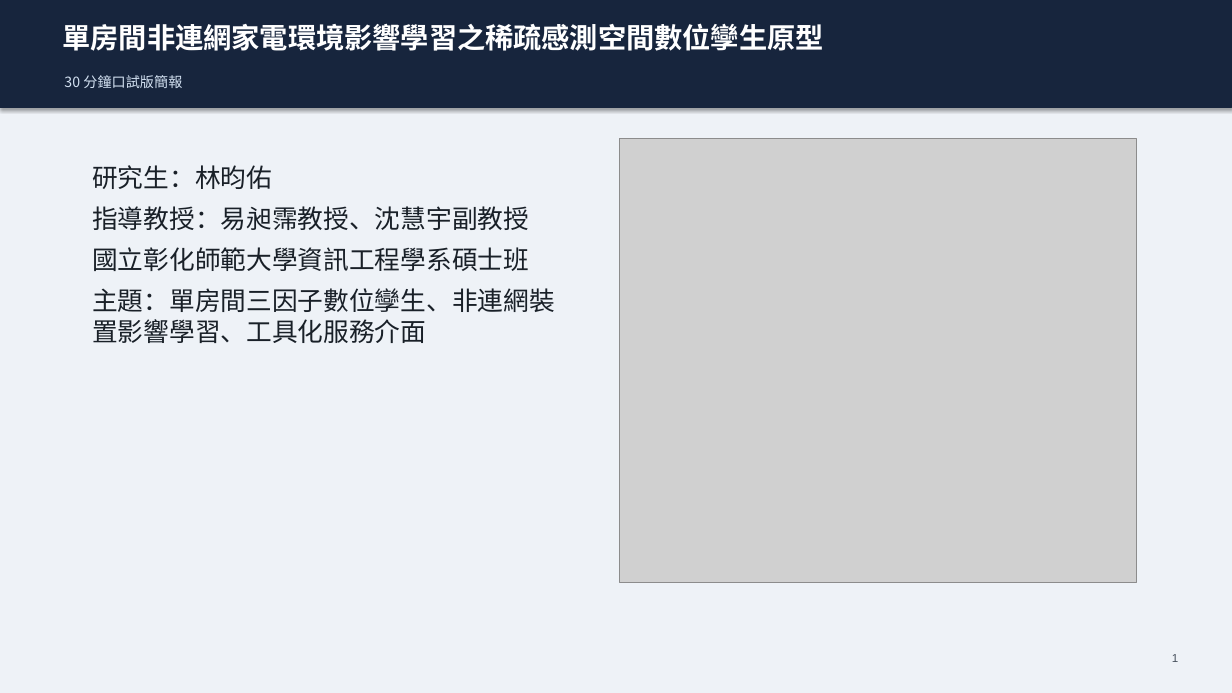
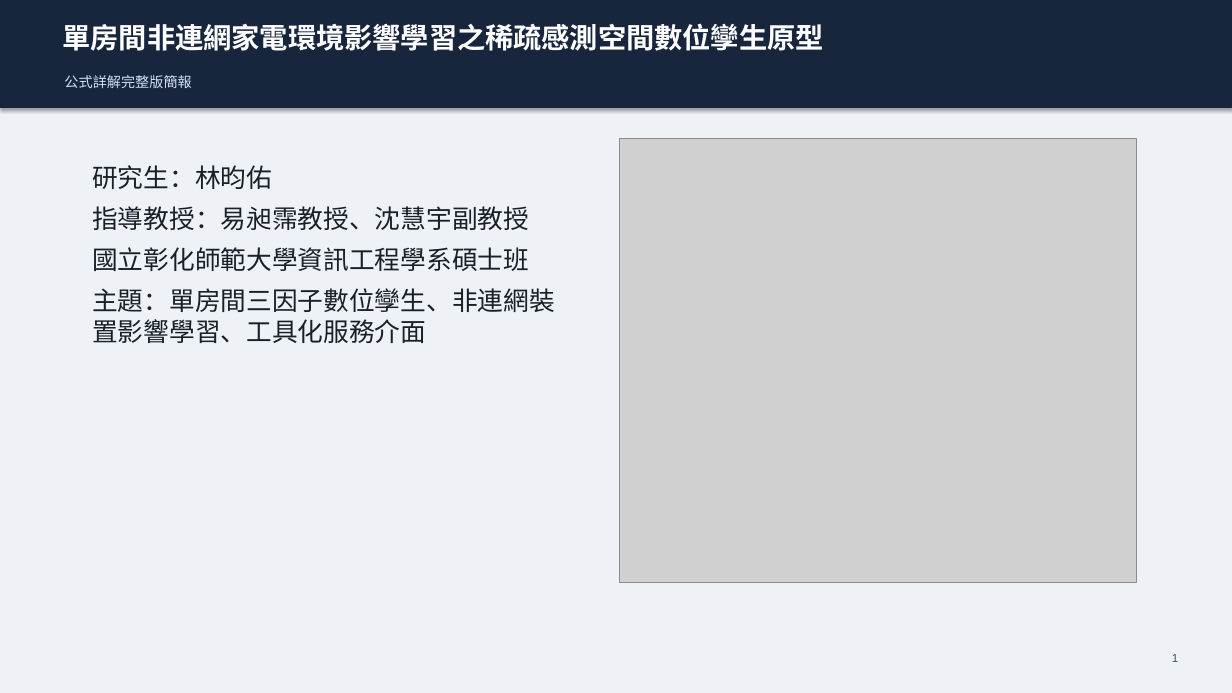
Before and after one commit to Yunitrish006006/A-Spatial-Digital-Twin-Prototype-for-Indoor-Spaces-with-Environmental-Factors, a slide deck: slide 1 of docs/papers/thesis/thesis_presentation_zh_30min.pptx. Drawn at 1232x693 pixels with LibreOffice and Linux fonts; fonts in the diff are those of the drawing; grey boxes stand for pictures. Boxes give left, top, right and bottom in pixels: in the first picture for what was removed or moved away, otherwise in the second. Text is boxed around its words. In the diff, an @@ line names an element or a change of style, - is before the commit and + after.

```diff
--- a/docs/papers/thesis/thesis_presentation_zh_30min.pptx
+++ b/docs/papers/thesis/thesis_presentation_zh_30min.pptx
@@ text at bbox=[64, 75, 191, 88]: text changed @@
-30 分鐘口試版簡報
+公式詳解完整版簡報
```
Also in this commit, not shown: 11 other slides changed, 28 slides added, 13 other files.
